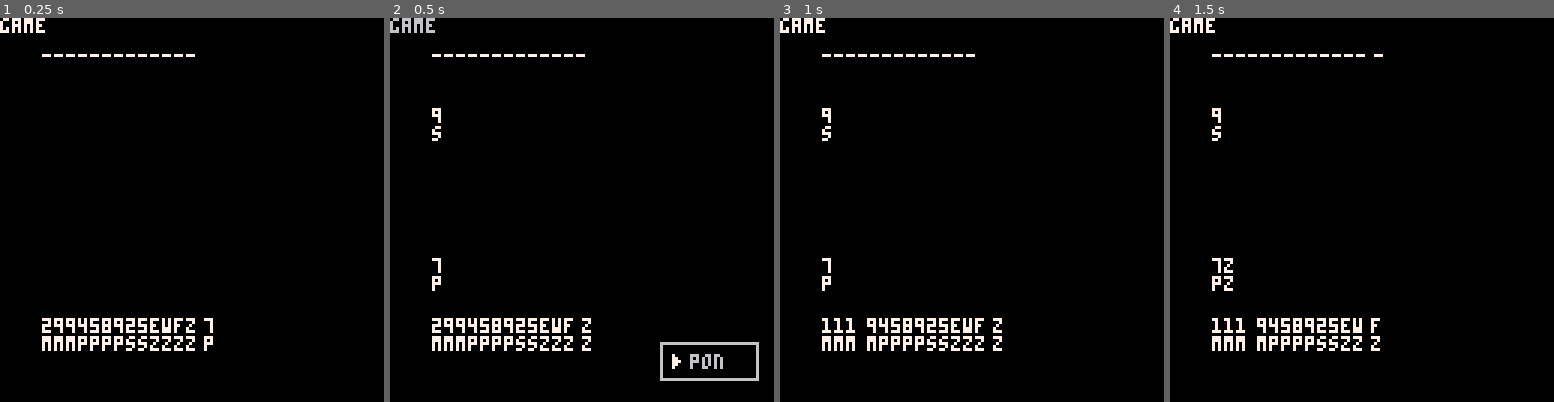
Above: before the commit, frames 1-4 (left to right).
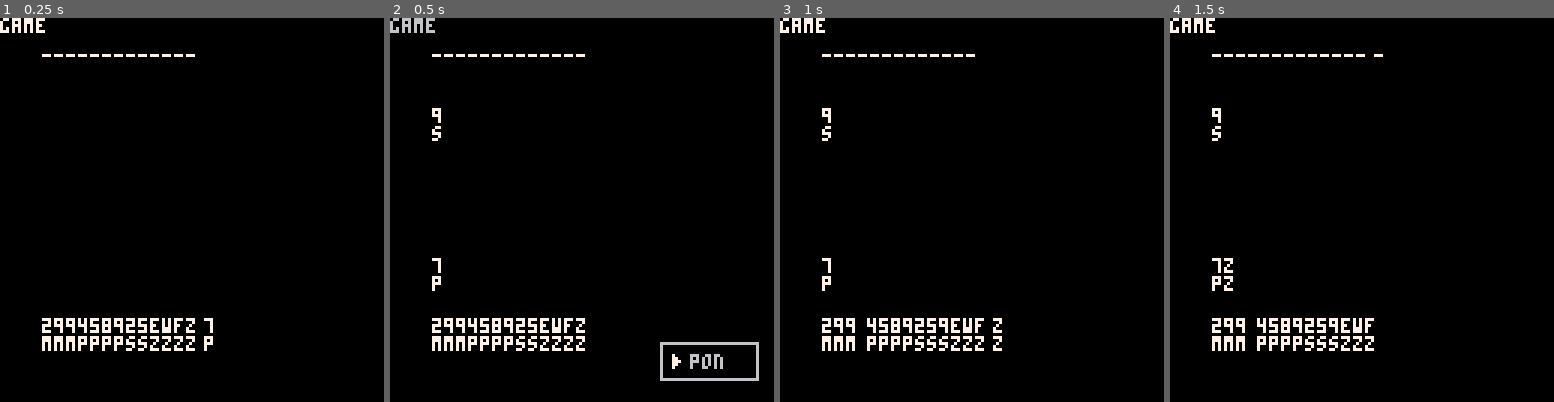
Above: after the commit, the same moments.

Repository: lychees/pico8-workshop
Game: PICO-8 cartridge mahjong.p8
Same seed, same stepped clock (60 frames per second), same inputs: the game is played once before the commit and once after it.
Inputs:
- Up to frame 1 (0.25 s): no input
- Up to frame 2 (0.5 s): tap O (Z key) at 0.33 s
- Up to frame 3 (1 s): tap O (Z key) at 0.7 s
- Up to frame 4 (1.5 s): tap X (X key) at 1.07 s; tap O (Z key) at 1.43 s

Frame 1 is identical in both runs. In frame 2, 0.2% of the frame differs, in the area x 48-53%, y 78-87%; in frame 3, 0.4%; in frame 4, 0.5%, in the area x 10-55%, y 78-87%.

Commit message:
我们需要子菜单

Diff:
--- a/mahjong.p8
+++ b/mahjong.p8
@@ -36,15 +36,15 @@
     p1.river.draw = function(self)
       for i=1,#self do
         suit, order = parse_tile(self[i])
-        print(order,10+4*i+o,80,7)
-        print(suit,10+4*i+o,80+6,7)
+        print(order,10+4*i,80,7)
+        print(suit,10+4*i,80+6,7)
       end
     end
     p2.river.draw = function(self)
       for i=1,#self do
         suit, order = parse_tile(self[i])
-        print(order,10+4*i+o,30,7)
-        print(suit,10+4*i+o,30+6,7)
+        print(order,10+4*i,30,7)
+        print(suit,10+4*i,30+6,7)
       end
     end
     p1.hand.draw = function(self)
@@ -52,7 +52,7 @@
         if not(self.active and self.active_index == i and not self.flashing) then
           suit, order = parse_tile(self[i])
           local o = 0
-          if i==#self then
+          if (i==#self) and ((i+1)%3==0) then
             o += 2
           end
           print(order,p1.hand.st+4*i+o,100,7)
@@ -119,14 +119,16 @@
     self.cpu_select_tile_to_discard = function(self)
         sfx(0)
         local d = p2:discard(14)
-        if any_shuntsu(p2.count, d, p1.options.chii) then
-          add(p1.options, "chii")
+        local chiis = {}
+        if any_shuntsu(p2.count, d, chiis) then
+          add(p1.options, {text="chii", cmd=p1.chii, param=chiis})
         end
         --if any_koutsu(p2.count, d) then
         if true then
-          add(p1.options, "pon")
+          add(p1.options, {text="pon", cmd=p1.pon, param=d})
         end
         if #p1.options > 0 then
+          p1.options.target = d
           p1.options.active_index = 1
           self.update = self.naki
         else
@@ -151,12 +153,10 @@
       end
 
       if btnp(4) then
-        local cmd = p1.options[p1.options.active_index]
-        if cmd == 'chii' then
-          p1:chii()
-        elseif cmd == 'pon' then
-          p1:pon()
-        end
+        p1:add(p1.options.target)
+        sort(p1.hand)
+        local op = p1.options[p1.options.active_index]
+        op.cmd(p1, op.param)
         local t = #p1.options
         for i=1,t do --!!!
           p1.options[i] = nil
@@ -200,7 +199,7 @@
         x0 += 4
         y0 += 4
         for i=1,#self do
-          print(self[i], x0+6, y0)
+          print(self[i].text, x0+6, y0)
           if i==self.active_index then
             spr(255,x0+sin(time()),y0)
           end
@@ -212,7 +211,7 @@
     p1.fuuro.draw = function(self)
       if #self > 0 then
         for i=1,#self do
-          local f={1,1,1}
+          local f=self[i]
           for j=1,#f do
             suit, order = parse_tile(f[j])
             print(order,-5+i*15+4*j,100,7)
@@ -324,6 +322,22 @@
     c[t] = nil
   end
 end
+function player:dels(m)
+  local h = self.hand
+  local mi = 1
+  for i=1,#h do
+    if h[i] == m[mi] then
+      self:del(i)
+      i -= 1
+      mi += 1
+      if mi > #m then
+        break
+      end
+    end
+  end
+  h.st += 15
+  sort(h)
+end
 function player:init(hill)
   for i=1,13 do
     local t = hill[hill.i]
@@ -348,30 +362,65 @@
   sort(h)
   return t
 end
-function player:chii(d)
-  add(self.fuuro, {d,d,d});
-  self.hand.st += 15
-  self:del(1)
-  self:del(2)
-  sort(self.hand)
+function player:chii(c)
+  local shuntsu = {c,c+1,c+2}
+  add(self.fuuro, shuntsu);
+  self:dels(shuntsu)
 end
 function player:pon(d)
-  add(self.fuuro, {d,d,d});
-  self.hand.st += 15
-  self:del(1)
-  self:del(2)
-  sort(self.hand)
-end
-
+  local koutsu = {self.hand[1],self.hand[2],self.hand[3]}
+  --local koutsu = {d,d,d}
+  add(self.fuuro, koutsu);
+  self:dels(koutsu)
+end
+menu = {}
+function menu:new(o)
+  o = o or {}
+  setmetatable(o, self)
+  self.__index = self
+  o.x0 = 0
+  o.y1 = 0
+  o.w = 0
+  o.active_index = 0
+  return o
+end
+function menu:update()
+  if btnp(2) then
+    if self.active_index > 1 then
+      sfx(0)
+      self.active_index -= 1
+    end
+  end
+
+  if btnp(3) then
+    if self.active_index < #p1.options then
+      sfx(0)
+      self.active_index += 1
+    end
+  end
+end
 -->8
 function _draw()
   active_scene:draw()
-  --drawlogo()
-  --fadeperc=0
-  --checkfade()
-  --★
-  --cursor(4,4)
-  --color(8)
+end
+function menu:draw()
+  if #self > 0 then
+    local x0 = self.x0
+    local y1 = self.y1
+    local x1 = x0 + self.w
+    local y0 = y1-6*#self-6
+    rectfill(x0,y0,x1,y0,0)
+    rect(x0,y0,x1,y1,6)
+    x0 += 4
+    y0 += 4
+    for i=1,#self do
+      print(self[i].text, x0+6, y0)
+      if i==self.active_index then
+        spr(255,x0+sin(time()),y0)
+      end
+      y0 += 6
+    end
+  end
 end
 -->8
 -- Agari Algorithm
